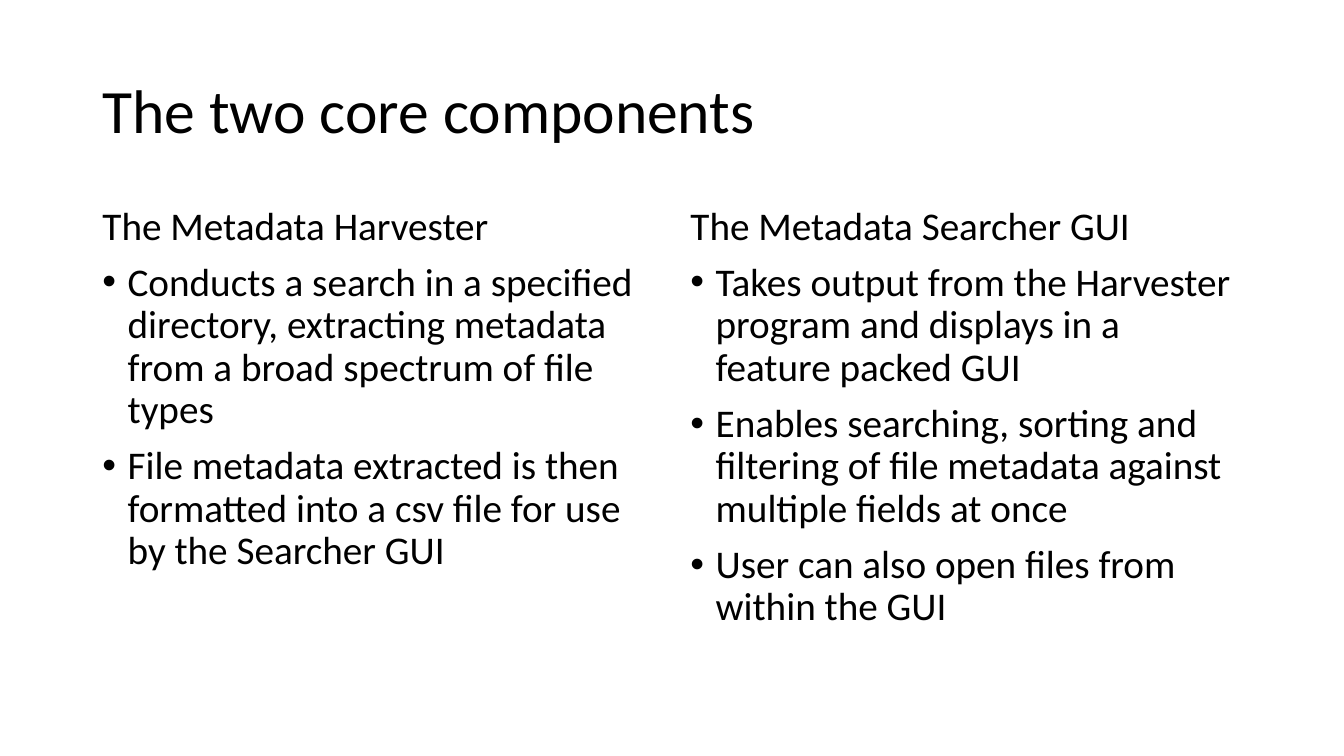
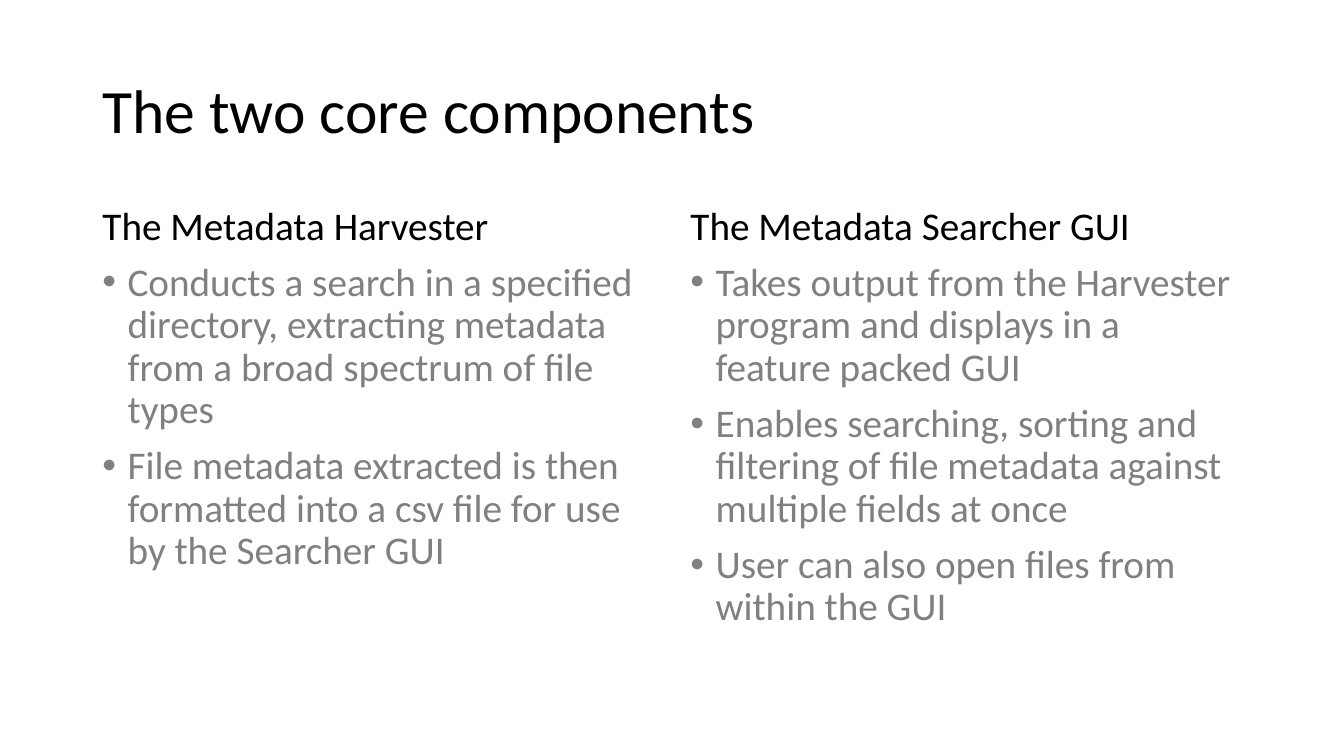
Before and after one commit to JesseHare90/CSC3600-ICT-Professional-Project, a slide deck: slide 3 of Final_Project/presentation/Jesse/Section4_ProductDemonstration_Jesse.pptx (slide 2 before the commit). Drawn at 1344x756 pixels with LibreOffice and Linux fonts; fonts in the diff are those of the drawing. Boxes give left, top, right and bottom in pixels: in the first picture for what was removed or moved away, otherwise in the second. Text is boxed around its words. In the diff, an @@ line names an element or a change of style, - is before the commit and + after.

```diff
--- a/Final_Project/presentation/Jesse/Section4_ProductDemonstration_Jesse.pptx
+++ b/Final_Project/presentation/Jesse/Section4_ProductDemonstration_Jesse.pptx
@@ text at box(128, 269, 633, 570): text colour #000000 to #808080 in "Conducts a search in a specified directory, ...", "File metadata extracted is then formatted into ..." @@
@@ text at box(716, 269, 1231, 620): text colour #000000 to #808080 in "Takes output from the Harvester program and ...", "Enables searching, sorting and filtering of file ...", "User can also open files from within ..." @@
```
Also in this commit, not shown: 4 other slides changed, 1 slide added.
